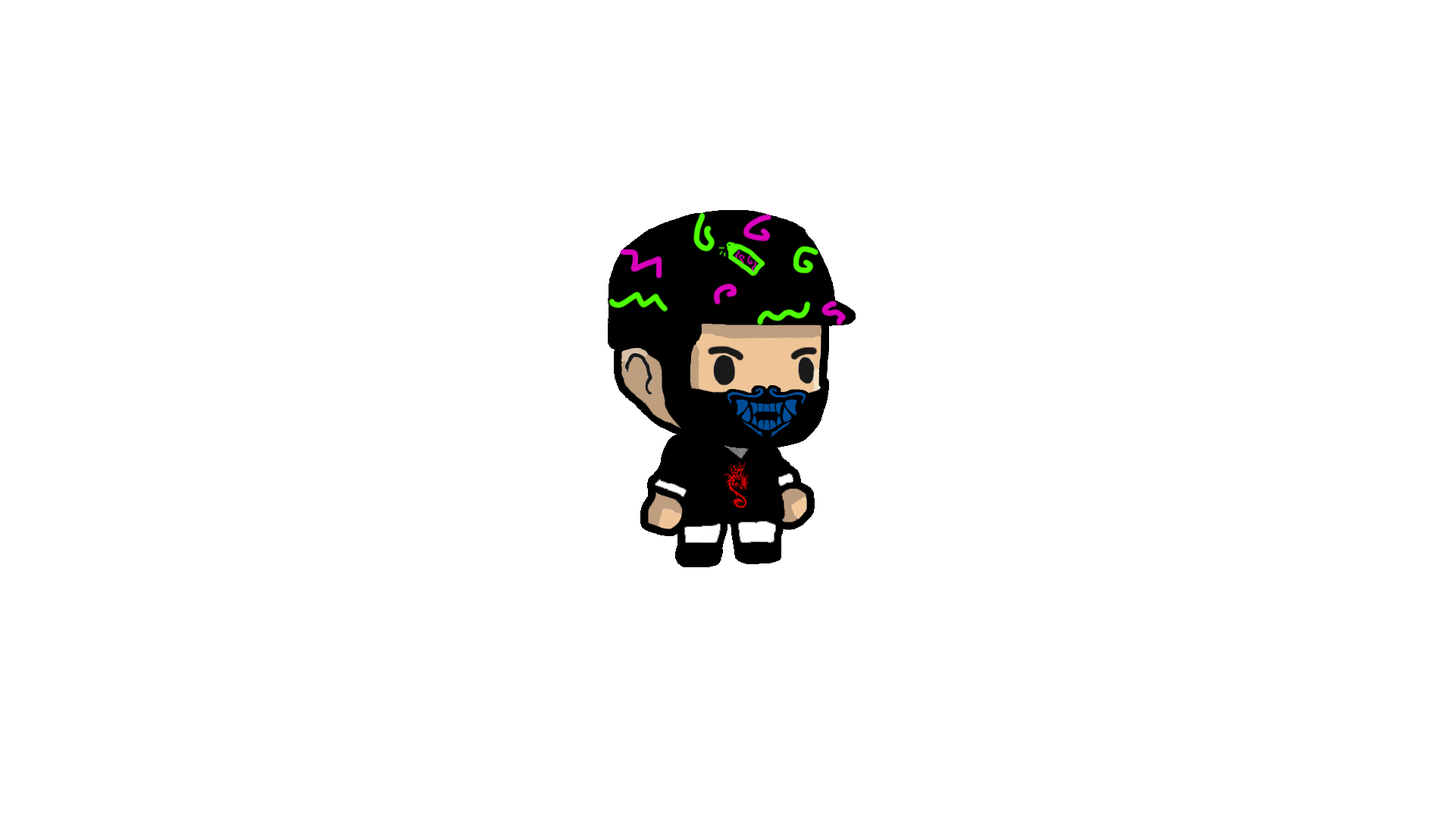
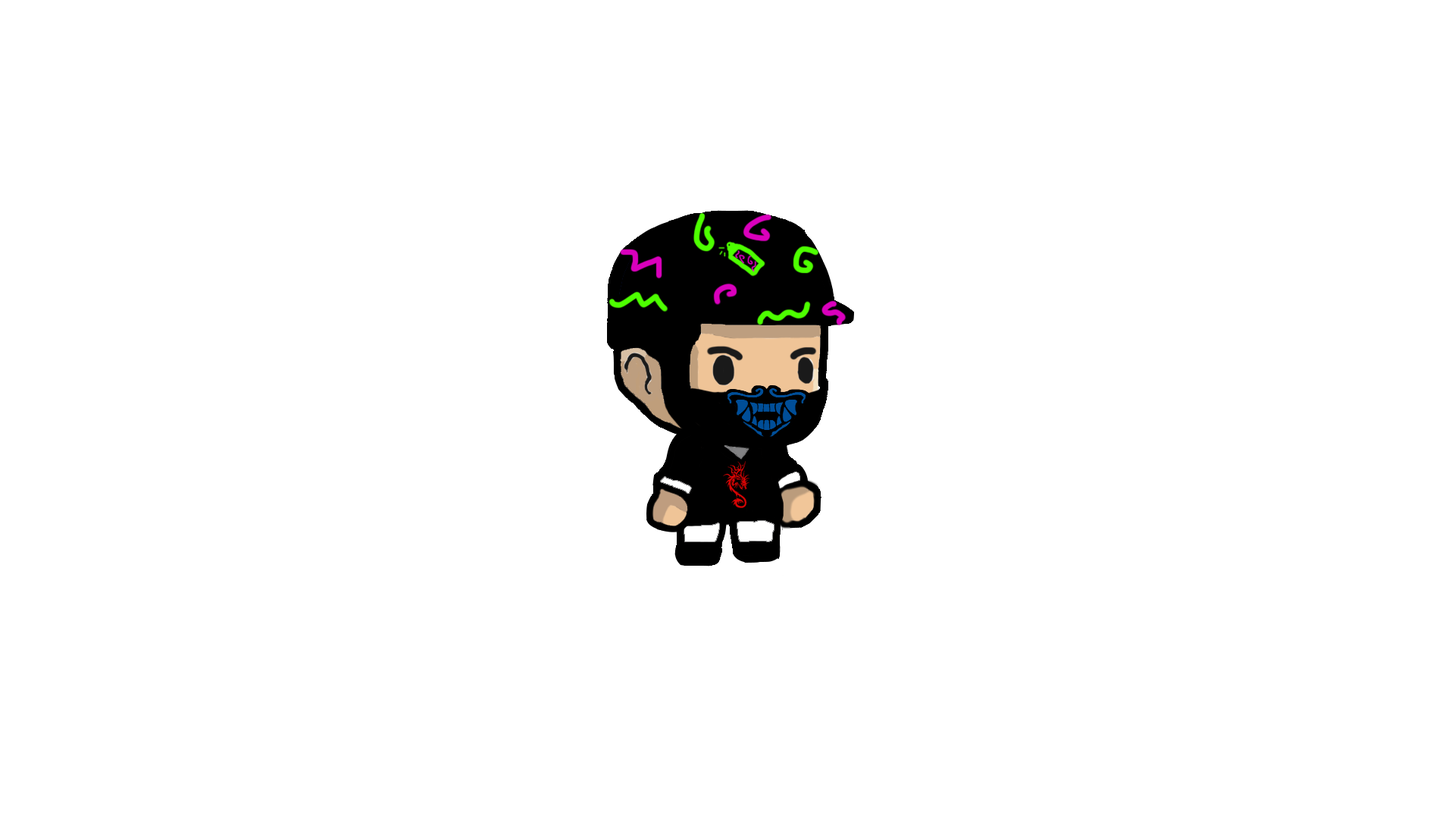
Revision of a layered 1455x819 image; what changed, layer by layer:
added layer "Layer 12" above "Layer 14" over [646, 431, 708, 533]
added layer "Layer 14" above "Layer 15" over [674, 516, 727, 567]
added layer "Layer 15" above "Layer 16" over [728, 515, 782, 563]
added layer "Layer 16" above "Layer 1" over [607, 209, 855, 448]
painted on "Layer 1" over [607, 209, 856, 567]
added layer "Layer 13" over [755, 439, 822, 530]
